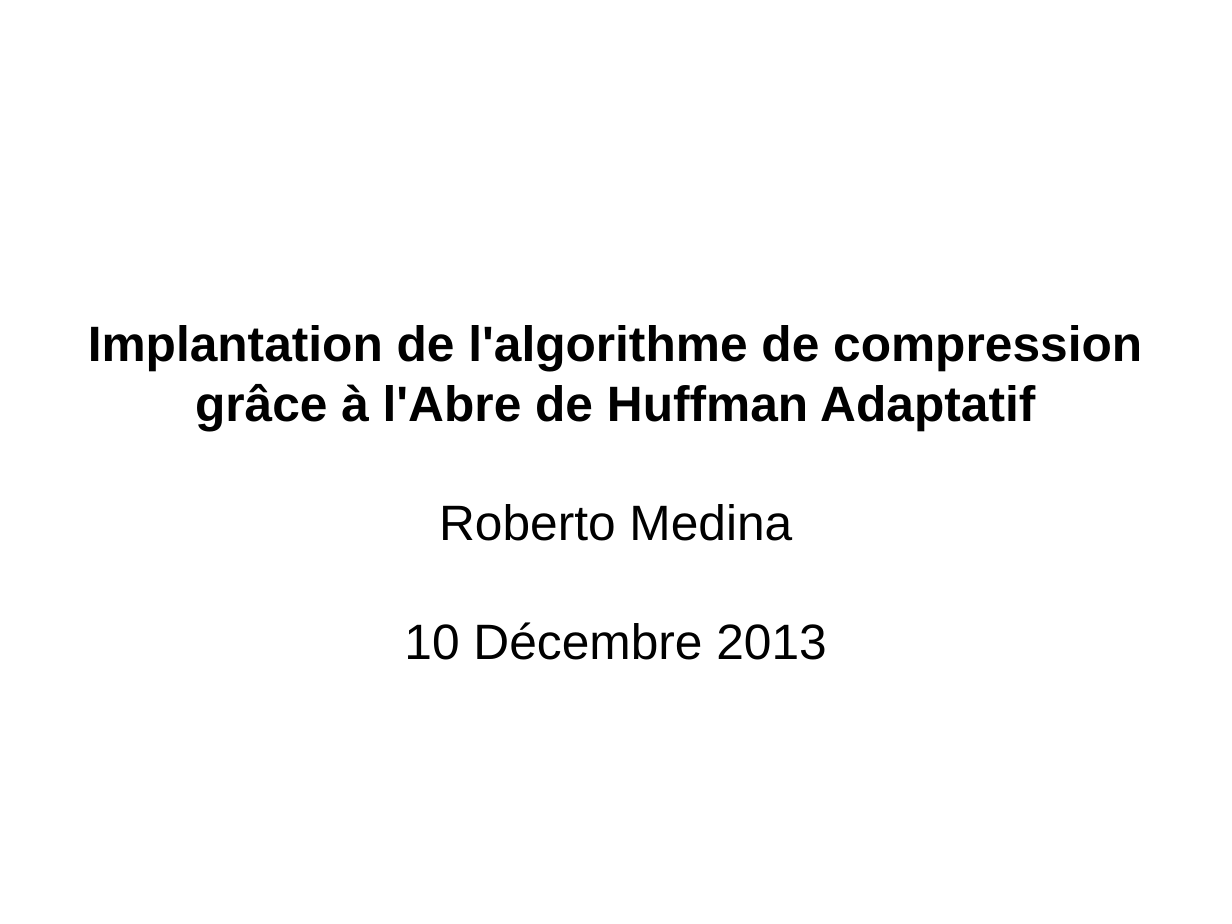
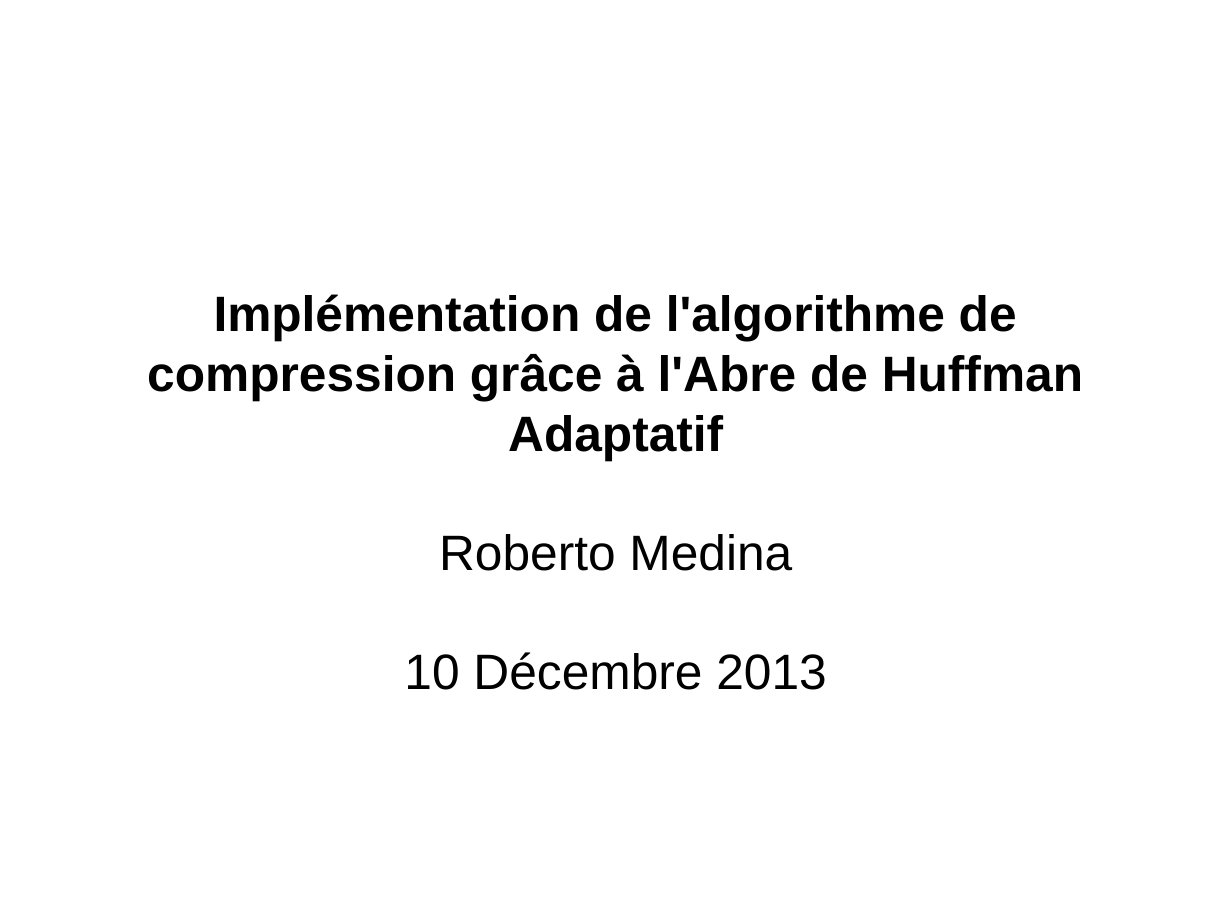
Before and after one commit to robertoxmed/huffman, a slide deck: slide 1 of doc/presentation.odp. Drawn at 1232x924 pixels with LibreOffice and Linux fonts; fonts in the diff are those of the drawing; background and template pictures are left out. Boxes give left, top, right and bottom in pixels: in the first picture for what was removed or moved away, otherwise in the second. Text is boxed around its words. In the diff, an @@ line names an element or a change of style, - is before the commit and + after.

```diff
--- a/doc/presentation.odp
+++ b/doc/presentation.odp
@@ subtitle at bbox=[147, 294, 1083, 460]: text changed @@
-Implantation de l'algorithme de compression grâce à l'Abre de Huffman Adaptatif
+Implémentation de l'algorithme de compression grâce à l'Abre de Huffman Adaptatif
```
Also in this commit, not shown: 2 other slides changed, 2 slides added, 28 other files.
